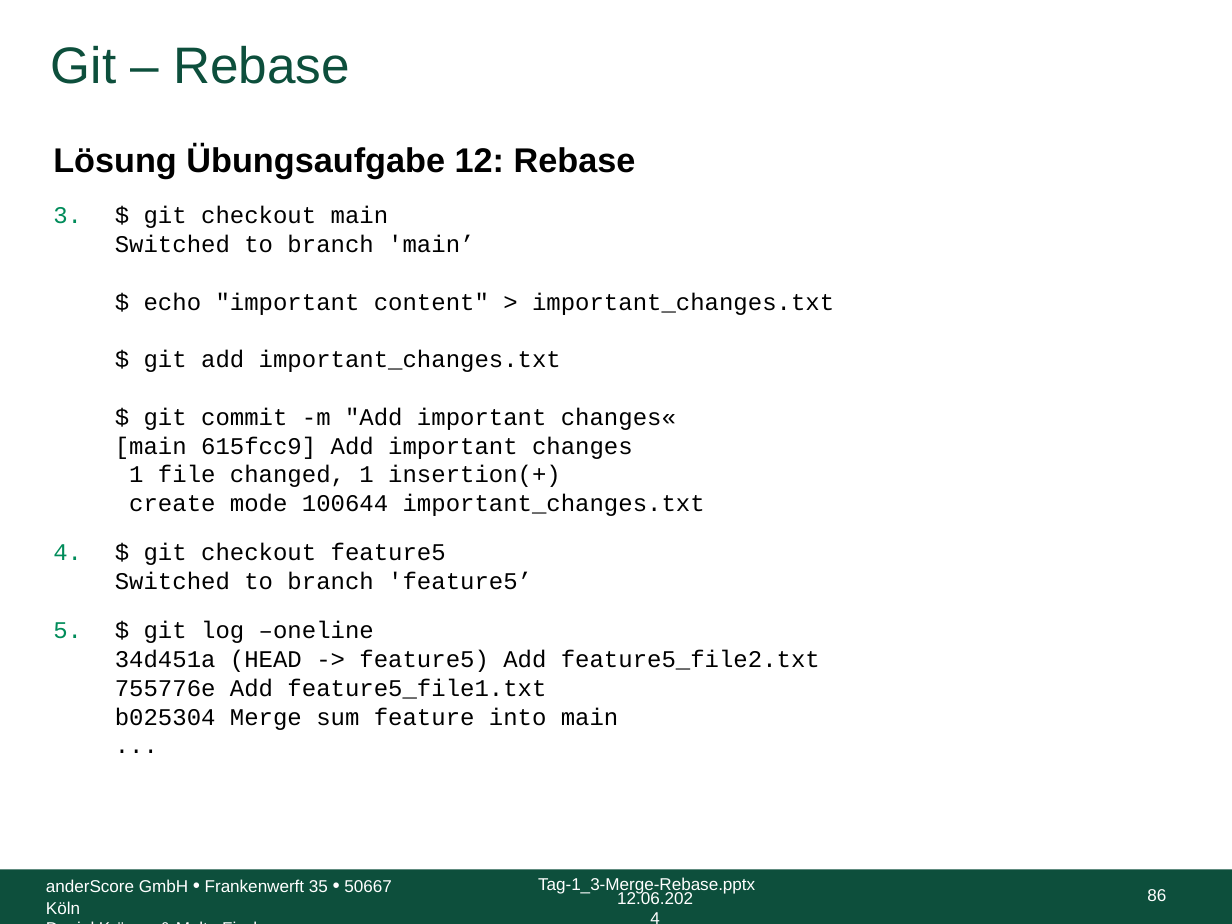
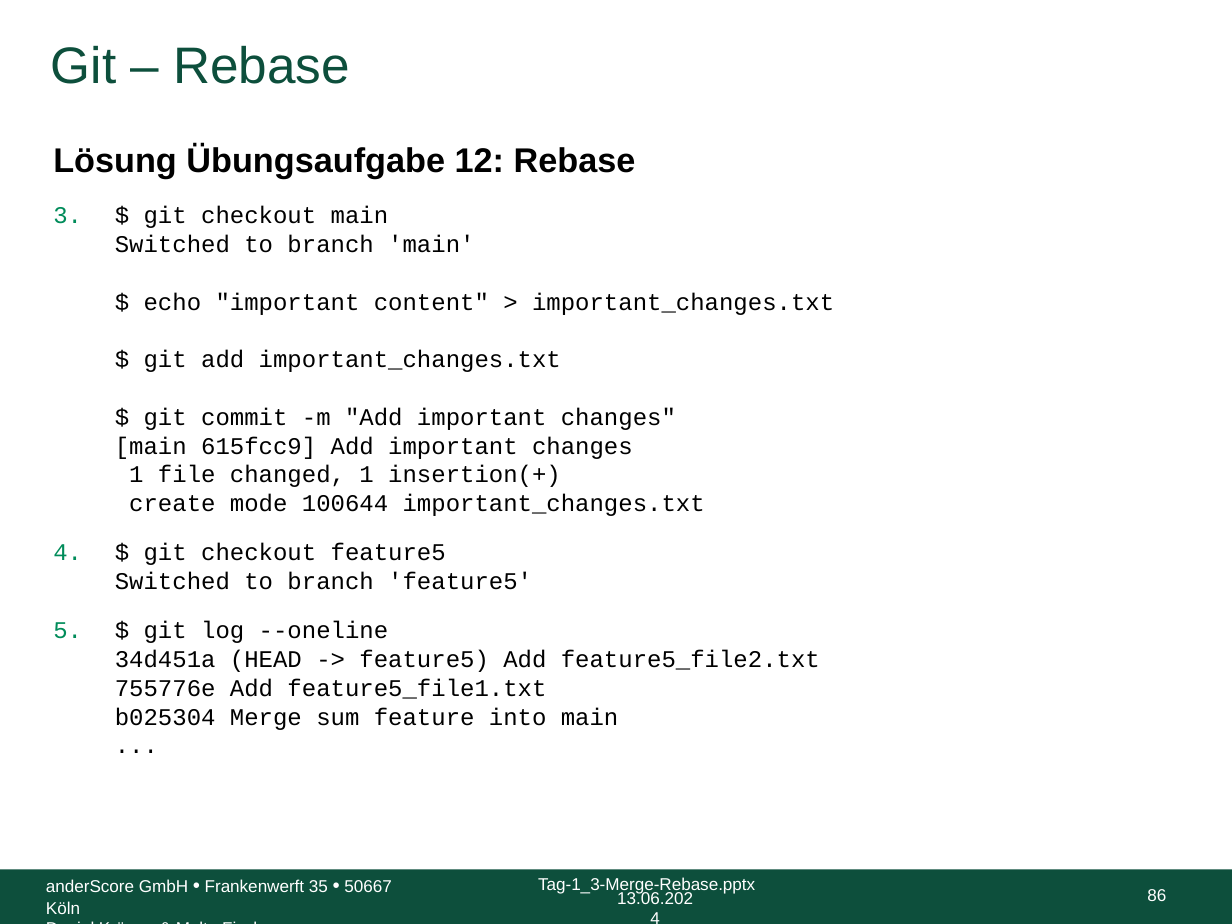
Before and after one commit to anderscore-gmbh/gitlab, a slide deck: slide 86 of slides/Tag-1_3-Merge-Rebase.pptx. Drawn at 1232x924 pixels with LibreOffice and Linux fonts; fonts in the diff are those of the drawing; background and template pictures are left out. Boxes give left, top, right and bottom in pixels: in the first picture for what was removed or moved away, otherwise in the second. Text is boxed around its words. In the diff, an @@ line names an element or a change of style, - is before the commit and + after.

```diff
--- a/slides/Tag-1_3-Merge-Rebase.pptx
+++ b/slides/Tag-1_3-Merge-Rebase.pptx
@@ text at [115, 206, 834, 730]: text changed @@
-3. $ git checkout main
-   Switched to branch 'main’
-   $ echo "important content" > important_changes.txt
-   $ git add important_changes.txt
-   $ git commit -m "Add important changes«
-   [main 615fcc9] Add important changes
-   1 file changed, 1 insertion(+)
-   create mode 100644 important_changes.txt
-4. $ git checkout feature5
-   Switched to branch 'feature5’
-5. $ git log –oneline
-   34d451a (HEAD -> feature5) Add feature5_file2.txt
-   755776e Add feature5_file1.txt
-   b025304 Merge sum feature into main
-   ...
+3. $ git checkout main
+   Switched to branch 'main'
+   $ echo "important content" > important_changes.txt
+   $ git add important_changes.txt
+   $ git commit -m "Add important changes"
+   [main 615fcc9] Add important changes
+   1 file changed, 1 insertion(+)
+   create mode 100644 important_changes.txt
+4. $ git checkout feature5
+   Switched to branch 'feature5'
+5. $ git log --oneline
+   34d451a (HEAD -> feature5) Add feature5_file2.txt
+   755776e Add feature5_file1.txt
+   b025304 Merge sum feature into main
+   ...
@@ text at [617, 890, 693, 904]: text changed @@
-12.06.2024
+13.06.2024
```
Also in this commit, not shown: 117 other slides changed, 1 other file.
